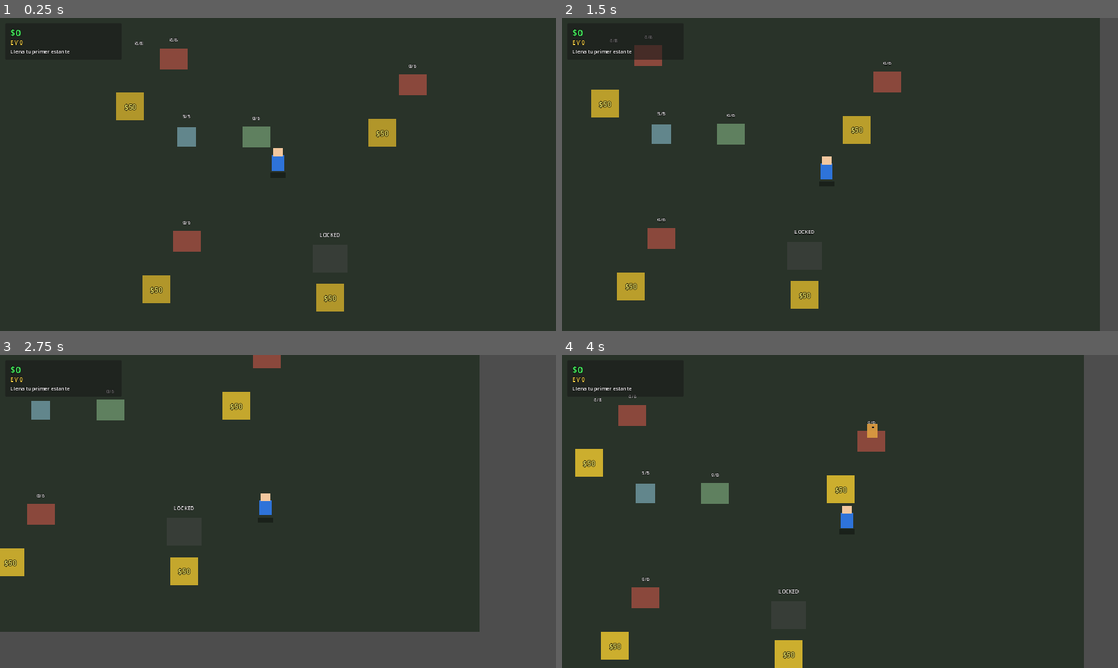
Above: before the commit, frames 1-4 (two rows, left to right).
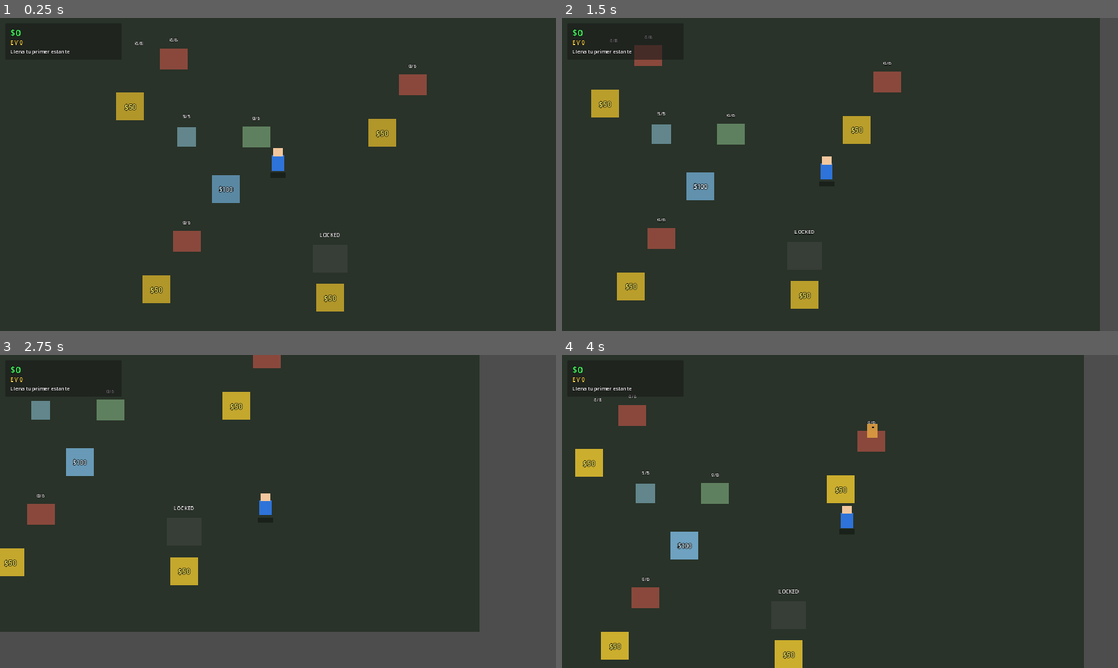
Above: after the commit, the same moments.

Repository: afares8/empire-rush
Game: Godot game, scene res://scenes/Main.tscn
The game is run twice, just before and just after one commit, with the same random seed, the same clock (stepped at 60 frames per second) and the same inputs.
Inputs:
- Up to frame 1 (0.25 s): no input
- Up to frame 2 (1.5 s): tap Enter at 0.5 s; hold D (move_right) 0.53-1.28 s; hold E (interact) 0.53-1.28 s; hold S (move_down) from 1.28 s (still down); tap E (interact) at 1.35 s
- Up to frame 3 (2.75 s): release S (move_down) at 2.03 s; hold D (move_right) from 2.03 s (still down); hold E (interact) from 2.03 s (still down)
- Up to frame 4 (4 s): release D (move_right) at 2.78 s; release E (interact) at 2.78 s; hold W (move_up) 2.78-3.53 s; tap E (interact) at 2.85 s; hold A (move_left) from 3.53 s (still down); hold E (interact) from 3.53 s (still down)

The runs differ from the first frame. In frame 1, 0.4% of the frame differs, in the area x 38-44%, y 50-60%; in frame 2, 0.4%; in frame 3, 0.4%, in the area x 11-17%, y 29-39%; in frame 4, 0.4%.

Commit message:
overnight: ronda 13 iter 1 (WIP)

Diff:
--- /dev/null
+++ b/scenes/Cashier.tscn
@@ -0,0 +1,47 @@
+[gd_scene load_steps=3 format=3 uid="uid://cashier_scene_ter"]
+
+[ext_resource type="Script" path="res://scripts/game/cashier.gd" id="1_cash"]
+
+[sub_resource type="RectangleShape2D" id="rect_area"]
+size = Vector2(80, 80)
+
+[node name="Cashier" type="Area2D"]
+script = ExtResource("1_cash")
+
+[node name="Body" type="ColorRect" parent="."]
+offset_left = -32.0
+offset_top = -32.0
+offset_right = 32.0
+offset_bottom = 32.0
+color = Color(0.4, 0.65, 0.85, 0.55)
+
+[node name="PriceLabel" type="Label" parent="."]
+offset_left = -40.0
+offset_top = -10.0
+offset_right = 40.0
+offset_bottom = 12.0
+theme_override_colors/font_color = Color(0.85, 0.95, 1, 1)
+theme_override_colors/font_outline_color = Color(0, 0, 0, 1)
+theme_override_constants/outline_size = 4
+theme_override_font_sizes/font_size = 14
+text = "$100"
+horizontal_alignment = 1
+
+[node name="PromptLabel" type="Label" parent="."]
+offset_left = -70.0
+offset_top = -36.0
+offset_right = 70.0
+offset_bottom = -18.0
+theme_override_colors/font_color = Color(1, 1, 1, 1)
+theme_override_colors/font_outline_color = Color(0, 0, 0, 1)
+theme_override_constants/outline_size = 3
+theme_override_font_sizes/font_size = 11
+text = "E para contratar cajero"
+horizontal_alignment = 1
+visible = false
+
+[node name="AreaShape" type="CollisionShape2D" parent="."]
+shape = SubResource("rect_area")
+
+[connection signal="body_entered" from="." to="." method="_on_body_entered"]
+[connection signal="body_exited" from="." to="." method="_on_body_exited"]
--- a/scenes/Main.tscn
+++ b/scenes/Main.tscn
@@ -9,6 +9,7 @@
 [ext_resource type="Script" path="res://scripts/ui/mission_guide.gd" id="9_guide"]
 [ext_resource type="PackedScene" path="res://scenes/Factory.tscn" id="10_factory"]
 [ext_resource type="PackedScene" path="res://scenes/Warehouse.tscn" id="11_wh"]
+[ext_resource type="PackedScene" path="res://scenes/Cashier.tscn" id="12_cash"]
 
 [node name="Main" type="Node2D"]
 script = ExtResource("1_main")
@@ -79,6 +80,24 @@
 tint = Color(0.75, 0.65, 0.4, 1)
 capacity = 20
 
+[node name="CashierBIZ1" parent="World" instance=ExtResource("12_cash")]
+position = Vector2(-120, 60)
+target_business_id = "biz_market"
+hire_price = 100.0
+cashier_name = "Cajero del Puesto"
+
+[node name="CashierBIZ2" parent="World" instance=ExtResource("12_cash")]
+position = Vector2(240, -100)
+target_business_id = "biz_perfume"
+hire_price = 200.0
+cashier_name = "Cajero de Perfumes"
+
+[node name="CashierBIZ3" parent="World" instance=ExtResource("12_cash")]
+position = Vector2(-280, 260)
+target_business_id = "biz_snacks"
+hire_price = 150.0
+cashier_name = "Cajero del Mini Market"
+
 [node name="ClientSpawner" type="Node2D" parent="World"]
 position = Vector2(0, 0)
 script = ExtResource("6_spawner")
--- /dev/null
+++ b/scripts/game/cashier.gd
@@ -0,0 +1,149 @@
+# Cashier — empleado cajero (capa 4, AUTO-1).
+# Contratable en un pad (Area2D con precio). Una vez contratado, los
+# clientes que compran en los estantes del negocio objetivo pagan
+# automáticamente al Economy (sin soltar MoneyDrop al piso). Es la
+# primera automatización: el jugador ya no necesita recoger el dinero
+# de ese negocio a mano. "Mi imperio trabaja por mí" (BLUEPRINT §32).
+#
+# No reusa UnlockPad: el estado de "contratado" es local del Cashier
+# (no registra zona en GameManager) para no interferir con
+# MissionGuide, que escucha zone_unlocked para avanzar sus beats.
+class_name Cashier
+extends Area2D
+
+signal hired(business_id: String)
+
+@export var target_business_id: String = "biz_market"
+@export var hire_price: float = 100.0
+@export var cashier_name: String = "Cajero"
+
+var _hired: bool = false
+var _player_in_area: bool = false
+var _player: Node = null
+var _target_shelves: Array = []
+var _target_business: Node = null
+
+@onready var _body: ColorRect = $Body
+@onready var _price_label: Label = $PriceLabel
+@onready var _prompt_label: Label = $PromptLabel
+
+func _ready() -> void:
+	add_to_group("cashiers")
+	_price_label.text = "$%d" % int(hire_price)
+	_prompt_label.text = "E para contratar cajero"
+	_prompt_label.visible = false
+	# Resolver estantes del negocio objetivo tras un frame para que
+	# todos los hijos del Business ya estén listos.
+	call_deferred("_resolve_target_shelves")
+	if not _hired:
+		_start_pulse()
+
+func _resolve_target_shelves() -> void:
+	_target_shelves = []
+	_target_business = null
+	var parent_world: Node = get_parent()
+	if parent_world == null:
+		return
+	for c in parent_world.get_children():
+		if c.has_method("is_locked") and "business_id" in c and c.business_id == target_business_id:
+			_target_business = c
+			for s in c.get_children():
+				if s.has_method("take_item") and s.has_method("has_stock"):
+					_target_shelves.append(s)
+			break
+	_apply_state()
+	# Re-mostrar el pad cuando el negocio objetivo se desbloquee.
+	if _target_business and _target_business.has_signal("business_unlocked") \
+			and not _target_business.is_connected("business_unlocked", _on_business_unlocked):
+		_target_business.business_unlocked.connect(_on_business_unlocked)
+
+func _on_business_unlocked(_bid: String) -> void:
+	_apply_state()
+
+func is_hired() -> bool:
+	return _hired
+
+func get_target_shelves() -> Array:
+	return _target_shelves
+
+# Duck-typing: evita dependencia de class_name Player (orden de carga).
+func _is_player(body: Node) -> bool:
+	return body != null and body.has_method("add_carried")
+
+func _on_body_entered(body: Node) -> void:
+	if _hired or not _is_player(body):
+		return
+	_player_in_area = true
+	_player = body
+	_prompt_label.visible = true
+	if not _player.is_connected("interact_pressed", _on_player_interact):
+		_player.interact_pressed.connect(_on_player_interact)
+
+func _on_body_exited(body: Node) -> void:
+	if not _is_player(body):
+		return
+	if _player and _player.is_connected("interact_pressed", _on_player_interact):
+		_player.interact_pressed.disconnect(_on_player_interact)
+	_player_in_area = false
+	_player = null
+	_prompt_label.visible = false
+
+func _on_player_interact() -> void:
+	try_hire()
+
+# API pública para smoke headless (no requiere input E ni physics tick).
+func try_hire() -> bool:
+	if _hired:
+		return false
+	if Economy.cash < hire_price:
+		return false
+	if not Economy.spend_cash(hire_price):
+		return false
+	# Si los estantes objetivo aún no se resolvieron (call_deferred pendiente),
+	# resolver ahora para que _apply_state marque las shelves correctamente.
+	if _target_shelves.is_empty():
+		_resolve_target_shelves()
+	_hired = true
+	_apply_state()
+	emit_signal("hired", target_business_id)
+	print("[Cashier] contratado para %s por $%d" % [target_business_id, int(hire_price)])
+	return true
+
+func _apply_state() -> void:
+	# Marcar los estantes del negocio objetivo con servicio de cajero.
+	for s in _target_shelves:
+		if "has_cashier" in s:
+			s.has_cashier = _hired
+	# Si el negocio objetivo está bloqueado y aún no se contrató, el
+	# cajero no está disponible (no se puede cobrar en un negocio cerrado).
+	var biz_locked: bool = _target_business != null \
+		and _target_business.has_method("is_locked") \
+		and _target_business.is_locked()
+	if biz_locked and not _hired:
+		visible = false
+		set_deferred("monitoring", false)
+		_prompt_label.visible = false
+		return
+	visible = true
+	set_deferred("monitoring", true)
+	if _hired:
+		_body.color = Color(0.3, 0.85, 0.45, 0.9)
+		_price_label.text = "CAJERO ✓"
+		_prompt_label.visible = false
+		# Pop táctil al contratar.
+		var tw: Tween = create_tween()
+		tw.tween_property(_body, "scale", Vector2(1.3, 1.3), 0.08) \
+			.set_trans(Tween.TRANS_BACK).set_ease(Tween.EASE_OUT)
+		tw.tween_property(_body, "scale", Vector2(1.0, 1.0), 0.12) \
+			.set_trans(Tween.TRANS_SINE)
+	else:
+		_price_label.text = "$%d" % int(hire_price)
+
+# Pulso suave para llamar la atención del jugador (meta cercana visible).
+func _start_pulse() -> void:
+	var tw: Tween = create_tween()
+	tw.set_loops()
+	tw.tween_property(_body, "color", Color(0.55, 0.8, 0.95, 0.85), 0.6) \
+		.set_trans(Tween.TRANS_SINE).set_ease(Tween.EASE_IN_OUT)
+	tw.tween_property(_body, "color", Color(0.4, 0.65, 0.85, 0.55), 0.6) \
+		.set_trans(Tween.TRANS_SINE).set_ease(Tween.EASE_IN_OUT)
--- a/scripts/game/client.gd
+++ b/scripts/game/client.gd
@@ -104,9 +104,16 @@
 	var val: float = product_value
 	if "product_value" in target_shelf and target_shelf.product_value > 0.0:
 		val = target_shelf.product_value
-	_spawn_money_drop(taken, val)
-	emit_signal("bought", val * float(taken))
-	print("[Client] bought %d unit(s) from %s, dropped $%d" % [taken, target_shelf.name, int(val * float(taken))])
+	var total: float = val * float(taken)
+	# AUTO-1: si el estante tiene cajero, el cobro es automático al
+	# Economy (sin MoneyDrop al piso). El jugador no necesita recoger.
+	if target_shelf.has_method("has_cashier_service") and target_shelf.has_cashier_service():
+		Economy.add_cash(total)
+		print("[Client] bought %d unit(s) from %s, cashier auto-collected $%d" % [taken, target_shelf.name, int(total)])
+	else:
+		_spawn_money_drop(taken, val)
+		print("[Client] bought %d unit(s) from %s, dropped $%d" % [taken, target_shelf.name, int(total)])
+	emit_signal("bought", total)
 	# Pop táctil al comprar.
 	var tw: Tween = create_tween()
 	tw.tween_property(_body, "scale", Vector2(1.2, 0.8), 0.07).set_trans(Tween.TRANS_SINE)
--- a/scripts/game/main.gd
+++ b/scripts/game/main.gd
@@ -40,6 +40,13 @@
 	var guide: Node = get_node_or_null("MissionGuide")
 	var pads: int = get_tree().get_nodes_in_group("unlock_pads").size()
 	print("[Main] HUD=%s MissionGuide=%s UnlockPads=%d" % [hud != null, guide != null, pads])
+	# Verificar cajeros cargados (capa 4, AUTO-1).
+	var cashiers: Array = get_tree().get_nodes_in_group("cashiers")
+	var cashiers_hired: int = 0
+	for ch in cashiers:
+		if ch.has_method("is_hired") and ch.is_hired():
+			cashiers_hired += 1
+	print("[Main] Cashiers=%d hired=%d" % [cashiers.size(), cashiers_hired])
 	# Debug smoke: pre-llena estantes activos para probar el ciclo de
 	# clientes sin requerir input del jugador. Activado por env var
 	# DEVIN_SMOKE=1.
@@ -64,6 +71,11 @@
 			warehouse.stock = 10
 			warehouse.emit_signal("stock_changed", warehouse.stock)
 			print("[Main] DEVIN_SMOKE: warehouse pre-filled stock=10")
+		# Contratar el cajero del biz_market para validar cobro automático.
+		for ch in cashiers:
+			if ch.has_method("try_hire") and not ch.is_hired():
+				if ch.try_hire():
+					print("[Main] DEVIN_SMOKE: cashier hired for %s" % ch.target_business_id)
 
 func _input(event: InputEvent) -> void:
 	if event is InputEventKey and event.pressed and event.keycode == KEY_ESCAPE:
--- a/scripts/game/shelf.gd
+++ b/scripts/game/shelf.gd
@@ -16,6 +16,9 @@
 var stock: int = 0
 var locked: bool = false
 var product_value: float = 5.0
+# AUTO-1: si true, un cajero cubre este estante y los clientes pagan
+# directo al Economy (sin soltar MoneyDrop al piso).
+var has_cashier: bool = false
 var _player_in_area: bool = false
 var _player: Node = null
 
@@ -85,6 +88,10 @@
 func has_stock() -> bool:
 	return stock > 0 and not locked
 
+# AUTO-1: indica si un cajero cubre este estante (cobro automático).
+func has_cashier_service() -> bool:
+	return has_cashier and not locked
+
 func _update_visual() -> void:
 	# Fill level: de rojo apagado (vacío) a verde brillante (lleno).
 	var ratio: float = float(stock) / float(capacity) if capacity > 0 else 0.0
Not shown, added: overnight/snapshots/iter_1_20260705_082429.txt
Not shown: 1 places in scenes/Main.tscn that only renumber resources
Not shown, changed: ROADMAP.md
Not shown, changed: overnight/LEARNINGS.md
